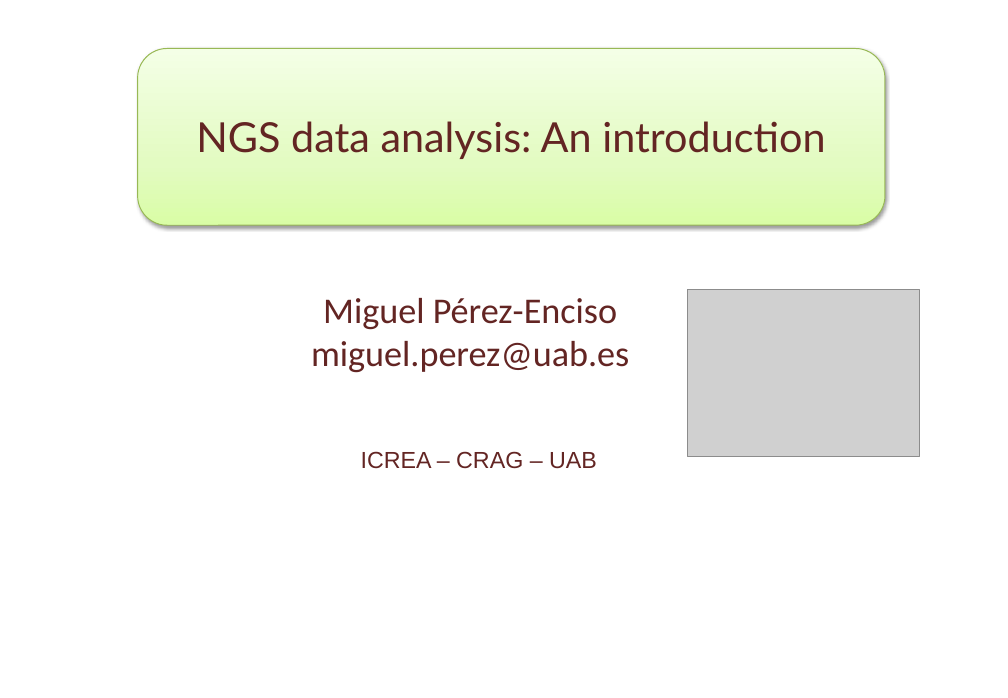
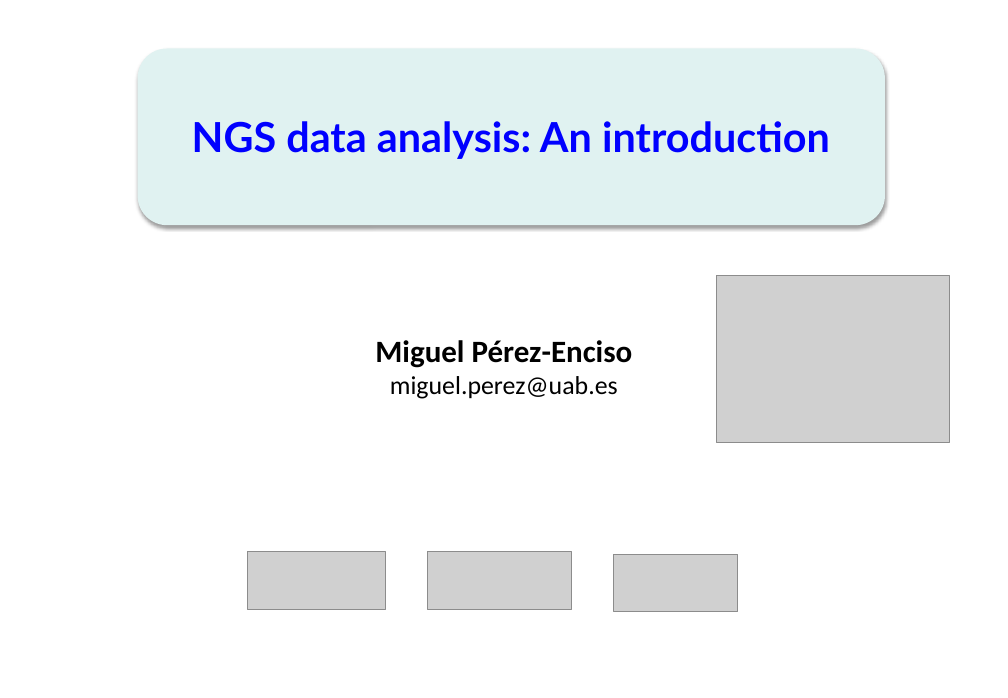
Before and after one commit to miguelperezenciso/NGScrashcourse, a slide deck: slide 1 of 2019_MSc_slides.pptx. Drawn at 1008x698 pixels with LibreOffice and Linux fonts; fonts in the diff are those of the drawing; grey boxes stand for pictures. Boxes give left, top, right and bottom in pixels: in the first picture for what was removed or moved away, otherwise in the second. Text is boxed around its words. In the diff, an @@ line names an element or a change of style, - is before the commit and + after.

```diff
--- a/2019_MSc_slides.pptx
+++ b/2019_MSc_slides.pptx
@@ rounded rectangle "NGS data analysis: An introduction" at bbox=[138, 48, 885, 225]: text colour #632523 to #0000FF, bold on; fill gradient #DAFDA7 to #E4FCC2 to #F5FFE7 to #E0F2F1; outline #98B955 0.75 pt to none @@
@@ picture: place and size @@
-picture at bbox=[688, 289, 921, 456]
+picture at bbox=[717, 276, 949, 442]
@@ text "Miguel Pérez-Enciso": place and size @@
-text "Miguel Pérez-Enciso" at bbox=[311, 298, 629, 373]
+text "Miguel Pérez-Enciso" at bbox=[375, 340, 633, 399]
@@ text "Miguel Pérez-Enciso" at bbox=[375, 340, 633, 399]: size 28 to 24 pt, bold on in "Miguel Pérez-Enciso"; text colour #632523 to #000000; size 28 to 20 pt in "miguel.perez@uab.es" @@
@@ text removed at bbox=[361, 451, 597, 469] @@
-ICREA – CRAG – UAB
@@ picture added at bbox=[248, 552, 385, 610] @@
@@ picture added at bbox=[428, 552, 572, 610] @@
@@ picture added at bbox=[614, 554, 738, 612] @@
```
Also in this commit, not shown: 32 other slides changed, 2 slides added, 2 slides removed.
